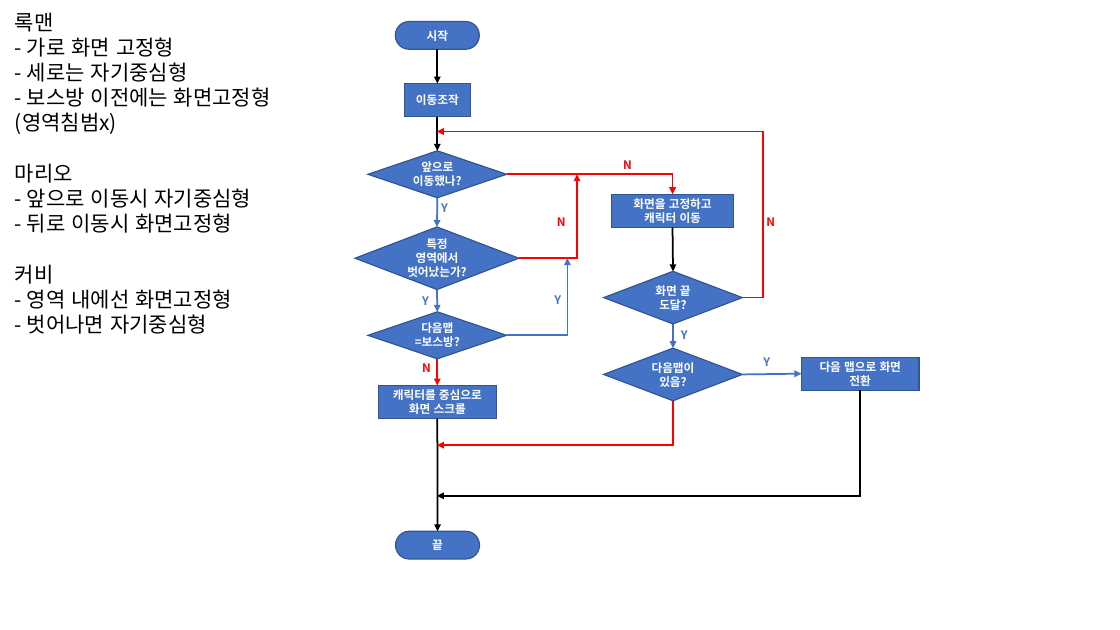
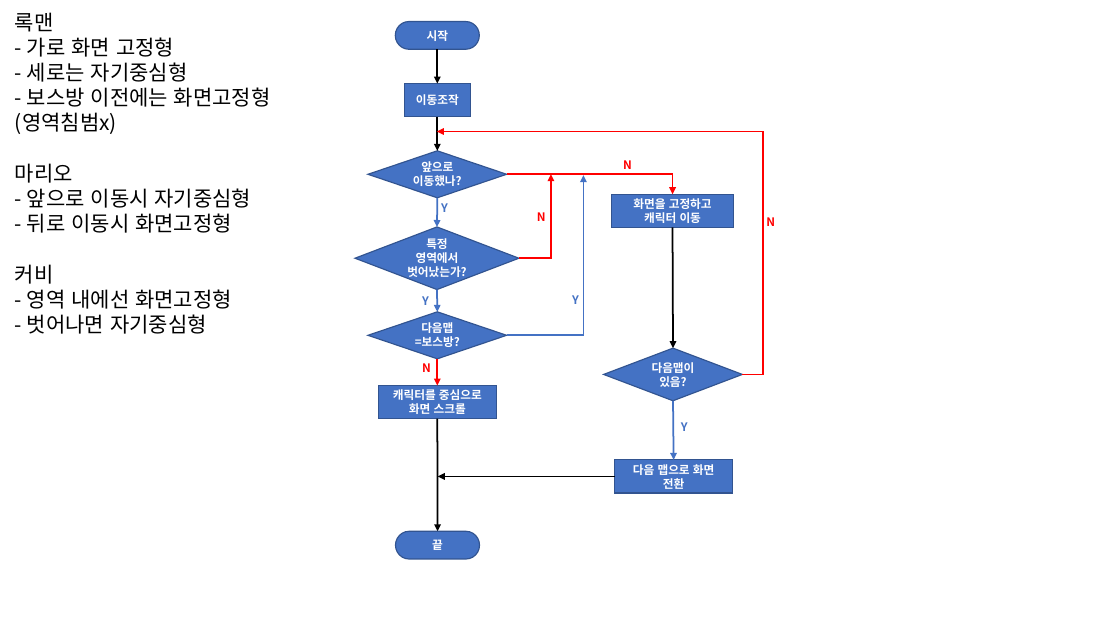
Before and after one commit to JayJeongJW/TIL, a slide deck: slide 1 of game-design/sbs-game-academy/화면 및 캐릭터의 스크롤 플로우차트.pptx. Drawn at 1120x630 pixels with LibreOffice and Linux fonts; fonts in the diff are those of the drawing. Boxes give left, top, right and bottom in pixels: in the first picture for what was removed or moved away, otherwise in the second. Text is boxed around its words. In the diff, an @@ line names an element or a change of style, - is before the commit and + after.

```diff
--- a/game-design/sbs-game-academy/화면 및 캐릭터의 스크롤 플로우차트.pptx
+++ b/game-design/sbs-game-academy/화면 및 캐릭터의 스크롤 플로우차트.pptx
@@ elbow arrow moved from (743, 297) - (437, 132) to (743, 375) - (437, 132) @@
@@ elbow arrow moved from (507, 335) - (568, 258) to (507, 335) - (584, 176) @@
@@ elbow arrow moved from (519, 258) - (577, 175) to (519, 258) - (551, 175) @@
@@ text "N": place and size @@
-text "N" at box(557, 217, 566, 226)
+text "N" at box(537, 212, 546, 221)
@@ arrow moved from (673, 228) - (673, 271) to (673, 228) - (673, 348) @@
@@ text "Y": place and size @@
-text "Y" at box(554, 295, 561, 304)
+text "Y" at box(572, 295, 579, 304)
@@ diamond removed at box(604, 271, 743, 324) @@
-화면 끝 도달?
@@ arrow removed from (673, 324) to (673, 348) @@
@@ text removed at box(681, 330, 688, 339) @@
-Y
@@ elbow arrow removed from (673, 401) to (437, 445) @@
@@ elbow arrow removed from (860, 391) to (437, 496) @@
@@ text "Y": place and size @@
-text "Y" at box(763, 357, 770, 366)
+text "Y" at box(681, 422, 688, 431)
@@ arrow moved from (743, 375) - (802, 374) to (673, 401) - (674, 460) @@
@@ arrow added from (615, 476) to (438, 476), #000000 1.5 pt @@
@@ rectangle "다음 맵으로 화면 전환": place and size @@
-rectangle "다음 맵으로 화면 전환" at box(802, 357, 919, 390)
+rectangle "다음 맵으로 화면 전환" at box(615, 460, 733, 492)
```
